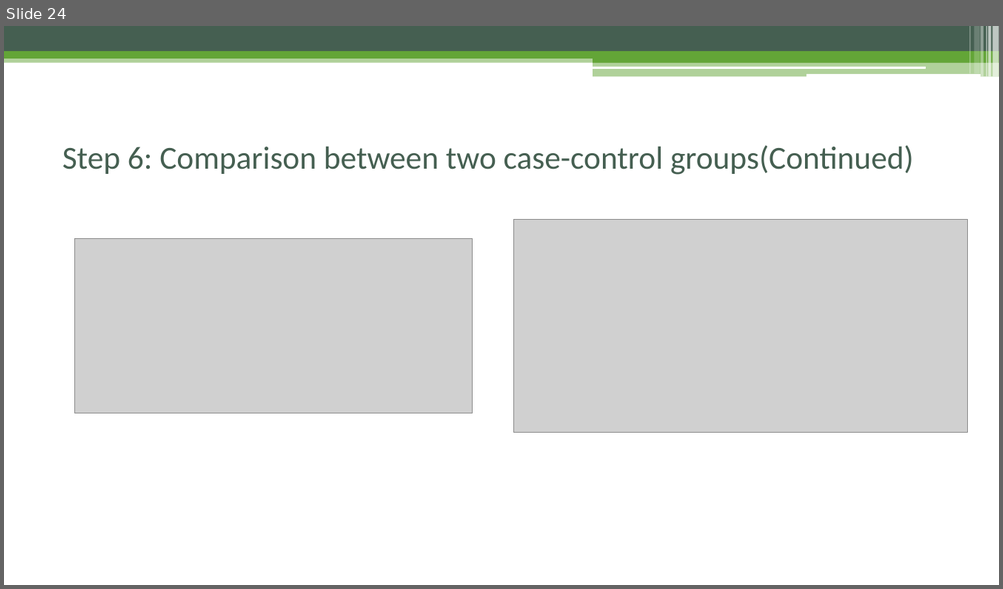
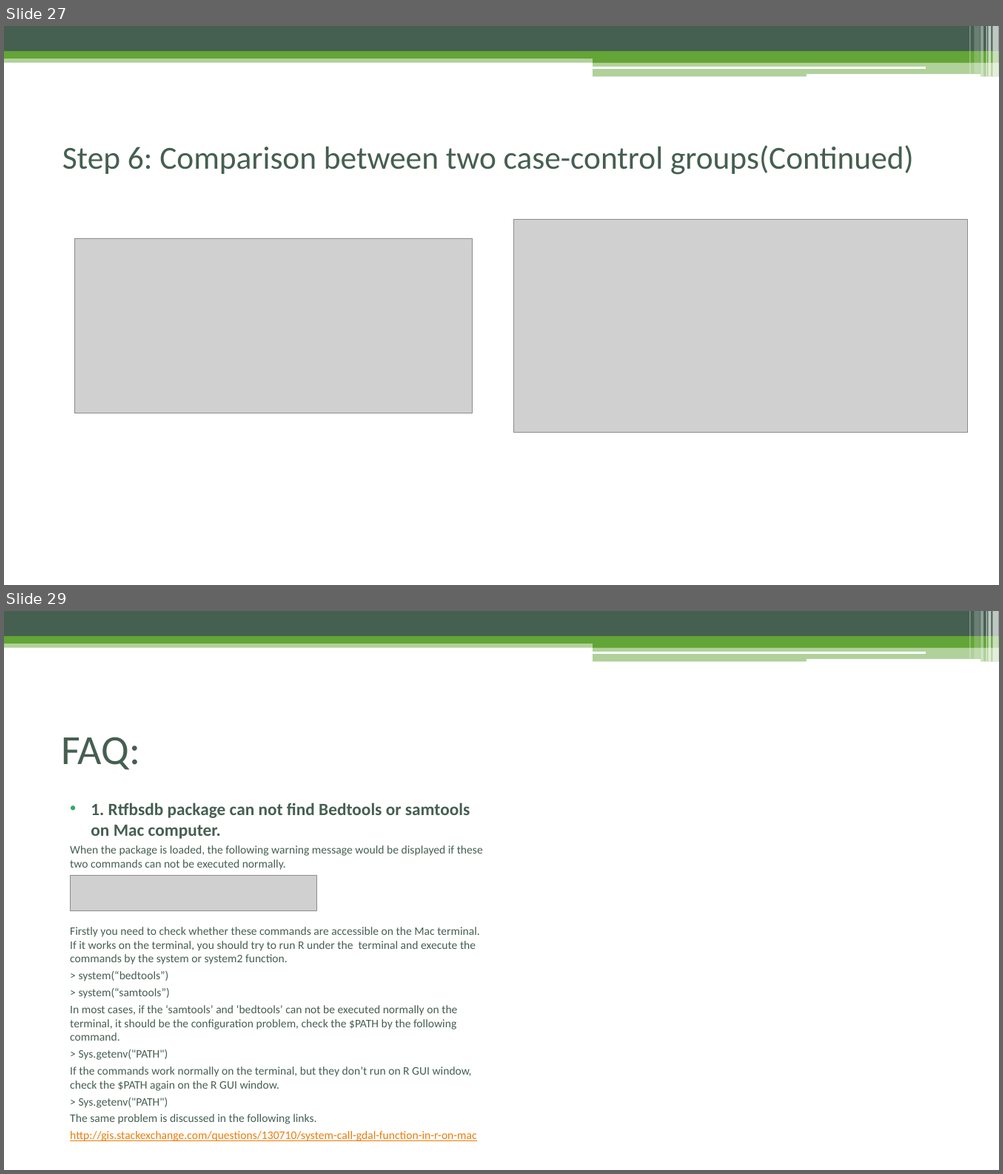
Before and after one commit to Danko-Lab/rtfbs_db, a slide deck: rtfbsdb-tutorial.pptx. Shown one above the other, each under a label of ours: slide 24 before the commit, slides 27 and 29 after it; the slides between them are not shown. The pictures are 1003x589 and 1003x1174 pixels, drawn with LibreOffice and Linux fonts; fonts in the diff are those of the drawing; grey boxes stand for pictures. Boxes give left, top, right and bottom in pixels: in the first picture for what was removed or moved away, otherwise in the second. Text is boxed around its words. In the diff, an @@ line names an element or a change of style, - is before the commit and + after.

```diff
--- a/rtfbsdb-tutorial.pptx
+++ b/rtfbsdb-tutorial.pptx
@@ slide 29 added at <box>4,611,999,1170</box>, background #FFFFFF; not listed: 13 template elements that a slide beside it also shows @@
@@ title added at <box>61,737,140,770</box>, 40 pt, text #455F51 @@
+FAQ:
@@ text added at <box>70,803,483,1142</box>, 11.1 pt, text #455F51 @@
+• 1. Rtfbsdb package can not find Bedtools or samtools on Mac computer.
+When the package is loaded, the following warning message would be displayed if these two commands can not be executed normally.
+Firstly you need to check whether these commands are accessible on the Mac terminal. If it works on the terminal, you should try to run R under the terminal and execute the commands by the system or system2 function.
+> system(“bedtools”)
+> system(“samtools”)
+In most cases, if the ‘samtools’ and ‘bedtools’ can not be executed normally on the terminal, it should be the configuration problem, check the $PATH by the following command.
+> Sys.getenv("PATH")
+If the commands work normally on the terminal, but they don’t run on R GUI window, check the $PATH again on the R GUI window.
+> Sys.getenv("PATH")
+The same problem is discussed in the following links.
+http://gis.stackexchange.com/questions/130710/system-call-gdal-function-in-r-on-mac
@@ picture added at <box>71,876,316,911</box> @@
@@ what was slide 24 is now slide 27 @@
```
Also in this commit, not shown: 8 slides changed, 4 other slides added, 16 other files.
